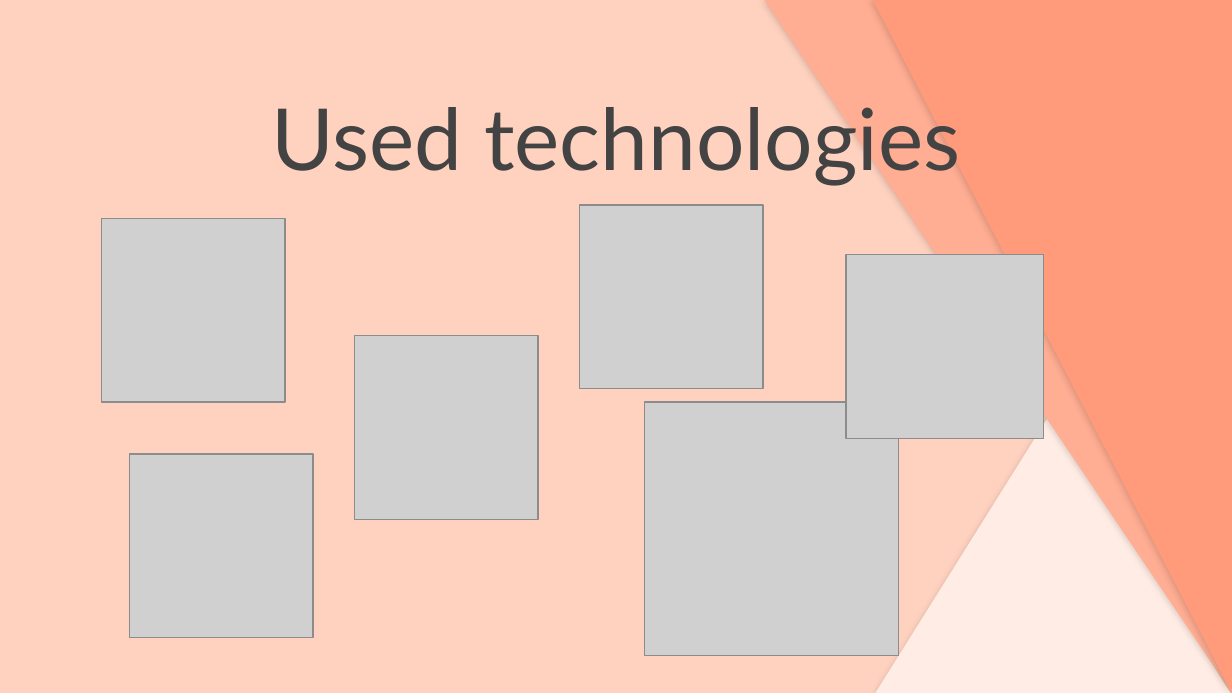
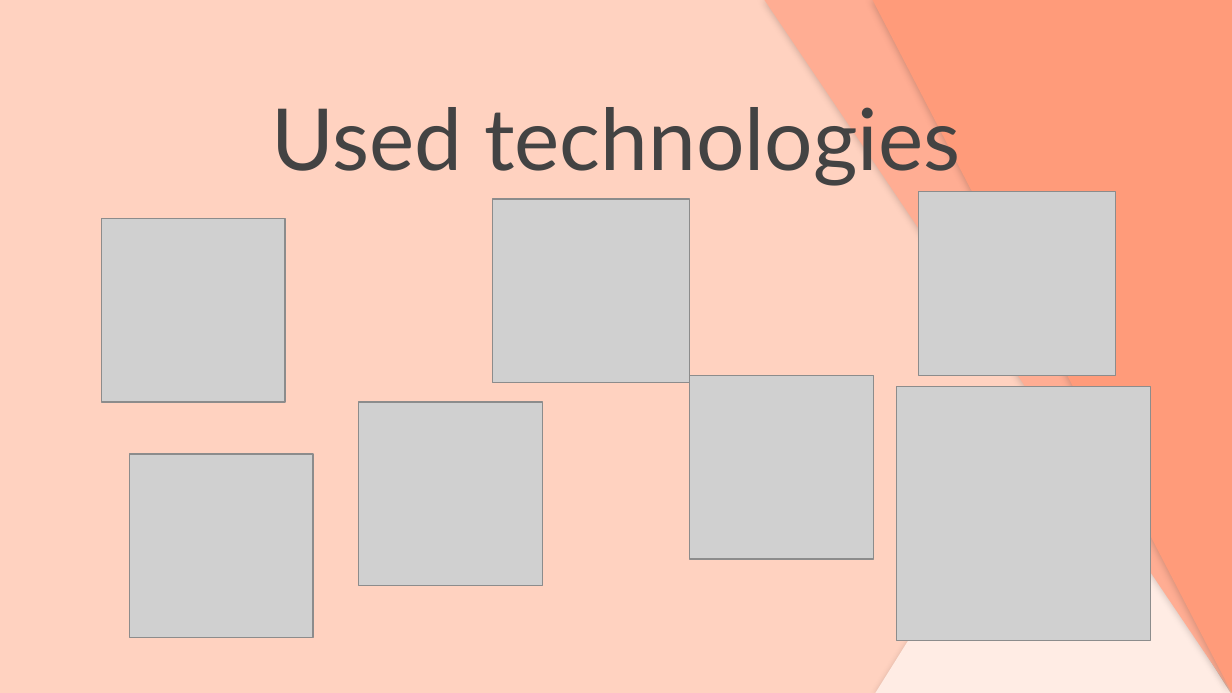
Before and after one commit to GSTrendafilov19/The-Infernos, a slide deck: slide 5 of Presentation, Documentations and Test cases/The_Infernos_Presentation.pptx. Drawn at 1232x693 pixels with LibreOffice and Linux fonts; fonts in the diff are those of the drawing; grey boxes stand for pictures. Boxes give left, top, right and bottom in pixels: in the first picture for what was removed or moved away, otherwise in the second. Text is boxed around its words. In the diff, an @@ line names an element or a change of style, - is before the commit and + after.

Commit message:
Add Excel logo in Used Technologies slide

```diff
--- a/Presentation, Documentations and Test cases/The_Infernos_Presentation.pptx
+++ b/Presentation, Documentations and Test cases/The_Infernos_Presentation.pptx
@@ picture added at (493, 200, 690, 383) @@
@@ picture: place and size @@
-picture at (846, 255, 1044, 439)
+picture at (918, 192, 1115, 376)
@@ picture: place and size @@
-picture at (579, 205, 763, 388)
+picture at (690, 376, 873, 559)
@@ picture: place and size @@
-picture at (644, 402, 898, 655)
+picture at (897, 387, 1151, 641)
@@ picture: place and size @@
-picture at (355, 336, 538, 520)
+picture at (359, 402, 542, 585)
```
